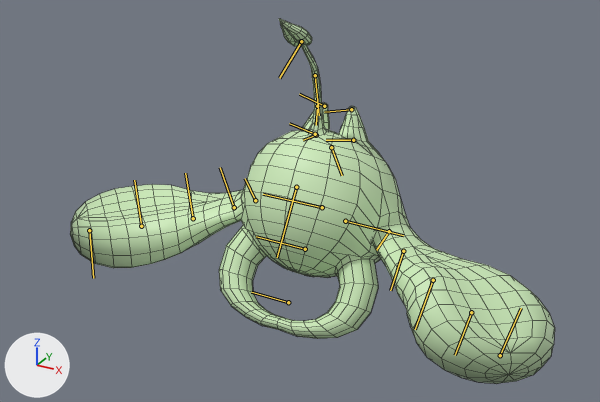
What one commit did to the FBX model Tiny_Breaker/Assets/Resources/Motion/Demon/PIPI dead.fbx.
The view is the same before and after, from a 50 mm lens placed at (0.176, -0.296, 0.225), pointed at (0.009, 0.009, 0.073). Arrows for +X, +Y and +Z are at lower left; the lights stay in place. Both versions are drawn at frame 40 of the action 'Take 001'; the numbers are the values there. The bones that bend it are drawn over the model as lines. Mesh edges are drawn as thin lines.
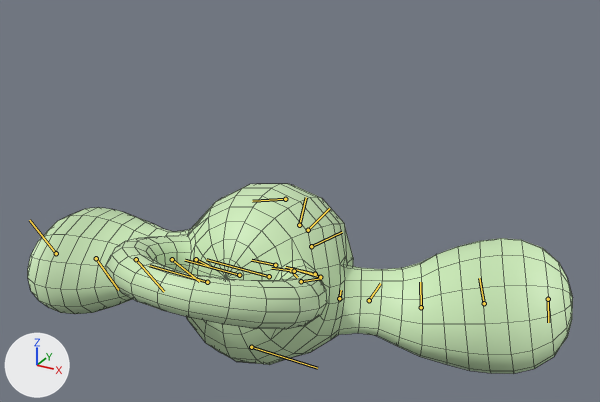
Boxes [x1, y1, x2, y2] around the edits, measured in the pictures (600 x 402 px):
'polySurface11', posed (12% wider, 48% shorter): before [70, 18, 555, 384]; after [28, 184, 573, 374]
bone 'rig_out:Hips', root to tip: before (322, 207) to (263, 194); after (269, 276) to (206, 259)
bone 'rig_out:Head', root to tip: before (305, 249) to (256, 236); after (239, 275) to (185, 260)
bone 'rig_out:Ring', root to tip: before (288, 302) to (251, 292); after (207, 282) to (149, 265)
bone 'rig_out:Body', root to tip: before (331, 147) to (342, 175); after (291, 270) to (297, 277)
bone 'rig_out:L_Leg', root to tip: before (353, 140) to (326, 140); after (315, 274) to (285, 267)
bone 'rig_out:L_Foot', root to tip: before (351, 109) to (324, 112); after (320, 277) to (292, 268)
bone 'rig_out:Tale', root to tip: before (316, 135) to (303, 140); after (299, 225) to (306, 197)
bone 'rig_out:Tale1', root to tip: before (317, 106) to (316, 125); after (308, 230) to (329, 208)
bone 'rig_out:Tale2', root to tip: before (315, 75) to (319, 115); after (311, 246) to (342, 232)
bone 'rig_out:Tale3', root to tip: before (301, 41) to (279, 78); after (301, 281) to (321, 278)
bone 'rig_out:R_Leg', root to tip: before (315, 134) to (289, 123); after (275, 265) to (251, 260)
bone 'rig_out:R_Foot', root to tip: before (324, 106) to (299, 94); after (294, 271) to (271, 268)
bone 'rig_out:L_Shoulder', root to tip: before (389, 231) to (376, 250); after (339, 298) to (341, 290)
bone 'rig_out:L_Arm', root to tip: before (403, 251) to (390, 290); after (369, 300) to (380, 283)
bone 'rig_out:L_Hand', root to tip: before (433, 280) to (415, 329); after (421, 307) to (420, 282)
bone 'rig_out:L_fingering', root to tip: before (471, 312) to (455, 355); after (484, 303) to (479, 278)
bone 'rig_out:L_Finger', root to tip: before (500, 355) to (521, 308); after (548, 299) to (548, 322)
bone 'rig_out:Face', root to tip: before (345, 221) to (403, 235); after (251, 347) to (317, 368)
bone 'rig_out:Back', root to tip: before (296, 187) to (277, 257); after (285, 199) to (252, 201)
bone 'rig_out:R_Shoulder', root to tip: before (255, 200) to (245, 178); after (196, 259) to (209, 266)
bone 'rig_out:R_Arm', root to tip: before (234, 207) to (220, 167); after (172, 259) to (199, 281)
bone 'rig_out:R_Hand', root to tip: before (193, 218) to (185, 173); after (136, 259) to (164, 291)
bone 'rig_out:R_fingering', root to tip: before (141, 226) to (134, 180); after (96, 258) to (118, 290)
bone 'rig_out:R_Finger', root to tip: before (89, 230) to (93, 278); after (56, 253) to (29, 220)

The change in detail:
Bone 'rig_out:Hips' (bone_rig_out_hips) moves from (-6.57, 0.2, -5.17) to (-8.01, 0.2, 0.19).
Bone 'rig_out:Hips' (bone_rig_out_hips) turns from (-3, -155, -1) to (12, -75, -14) degrees about its own x, y and z.
Bone 'rig_out:Head' (bone_rig_out_head) moves from (-0.87, 0.06, -0.91) to (-0.11, 0.05, -0.69).
Bone 'rig_out:Head' (bone_rig_out_head) turns from (0, 14, 0) to (0, 6, 0) degrees about its own x, y and z.
Bone 'rig_out:Ring' (bone_rig_out_ring) is rescaled from (0.39, 0.75, 0.86) to (1.0, 1.0, 1.0).
Bone 'rig_out:Body' (bone_rig_out_body) moves from (0.36, -0.62, -0.33) to (0.06, -0.08, 0.24).
Bone 'rig_out:Body' (bone_rig_out_body) turns from (-4, -2, -2) to (-6, -2, -2) degrees about its own x, y and z.
Bone 'rig_out:L_Leg' (bone_rig_out_l_leg) turns from (-4, -19, -1) to (2, 13, -2) degrees about its own x, y and z.
Bone 'rig_out:L_Foot' (bone_rig_out_l_foot) moves from (0.0, 0.0, -0.1) to (0.31, -0.07, -0.03).
Bone 'rig_out:L_Foot' (bone_rig_out_l_foot) turns from (-1, -3, 0) to (4, 15, 0) degrees about its own x, y and z.
Bone 'rig_out:Tale' (bone_rig_out_tale) turns from (0, 0, 12) to (0, 0, -24) degrees about its own x, y and z.
Bone 'rig_out:Tale1' (bone_rig_out_tale1) turns from (22, -2, 22) to (22, 5, -24) degrees about its own x, y and z.
Bone 'rig_out:Tale2' (bone_rig_out_tale2) turns from (5, 9, 34) to (12, -6, -19) degrees about its own x, y and z.
Bone 'rig_out:Tale3' (bone_rig_out_tale3) turns from (-9, 37, 27) to (-32, 19, 1) degrees about its own x, y and z.
Bone 'rig_out:R_Leg' (bone_rig_out_r_leg) turns from (-3, -19, 2) to (3, 13, 2) degrees about its own x, y and z.
Bone 'rig_out:R_Foot' (bone_rig_out_r_foot) moves from (0.0, 0.0, 0.1) to (-0.3, 0.08, 0.03).
Bone 'rig_out:R_Foot' (bone_rig_out_r_foot) turns from (-1, -3, 0) to (4, 15, 0) degrees about its own x, y and z.
Bone 'rig_out:L_Shoulder' (bone_rig_out_l_shoulder) turns from (23, 18, 36) to (-34, 5, -24) degrees about its own x, y and z.
Bone 'rig_out:L_Arm' (bone_rig_out_l_arm) turns from (7, 3, -12) to (-2, -4, -5) degrees about its own x, y and z.
Bone 'rig_out:L_Hand' (bone_rig_out_l_hand) turns from (-5, 2, -6) to (-4, 8, 13) degrees about its own x, y and z.
Bone 'rig_out:L_fingering' (bone_rig_out_l_fingering) turns from (11, 17, 12) to (-1, -3, 7) degrees about its own x, y and z.
Bone 'rig_out:L_Finger' (bone_rig_out_l_finger) moves from (0.0, 0.21, -0.23) to (0.0, 0.0, 0.0).
Bone 'rig_out:Face' (bone_rig_out_face) moves from (0.18, 0.03, -0.09) to (0.41, -0.03, 0.56).
Bone 'rig_out:Face' (bone_rig_out_face) turns from (0, -4, 0) to (0, 8, 0) degrees about its own x, y and z.
Bone 'rig_out:Back' (bone_rig_out_back) moves from (-0.04, -1.19, -0.13) to (-0.01, -1.07, -0.03).
Bone 'rig_out:Back' (bone_rig_out_back) turns from (-8, 0, 0) to (-6, 0, 0) degrees about its own x, y and z.
Bone 'rig_out:R_Shoulder' (bone_rig_out_r_shoulder) turns from (31, 0, 28) to (-26, -14, 3) degrees about its own x, y and z.
Bone 'rig_out:R_Arm' (bone_rig_out_r_arm) turns from (-1, 9, -6) to (-14, 3, -9) degrees about its own x, y and z.
Bone 'rig_out:R_Hand' (bone_rig_out_r_hand) turns from (6, 11, -12) to (-9, 1, 1) degrees about its own x, y and z.
Bone 'rig_out:R_fingering' (bone_rig_out_r_fingering) turns from (-1, 10, -2) to (-2, 0, 7) degrees about its own x, y and z.
Bone 'rig_out:R_Finger' (bone_rig_out_r_finger) moves from (0.02, -0.25, 0.11) to (0.0, 0.0, 0.0).
Bone 'rig_out:R_Finger' (bone_rig_out_r_finger) turns from (-8, 2, 5) to (0, 0, 0) degrees about its own x, y and z.
